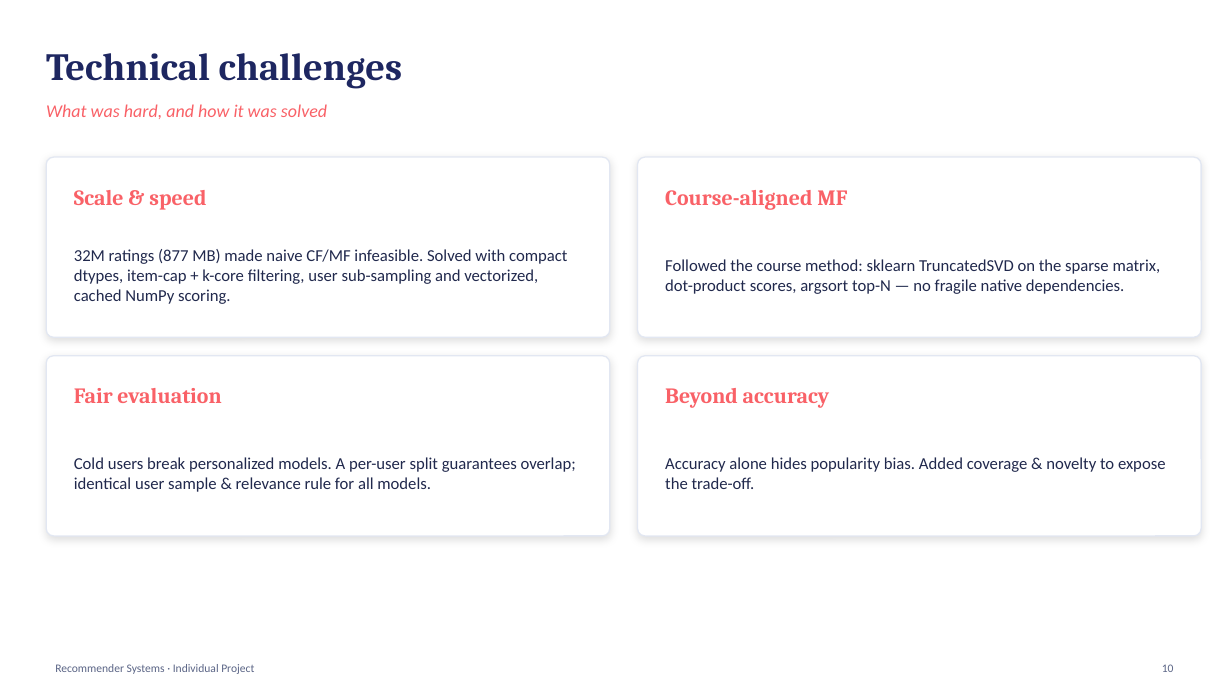
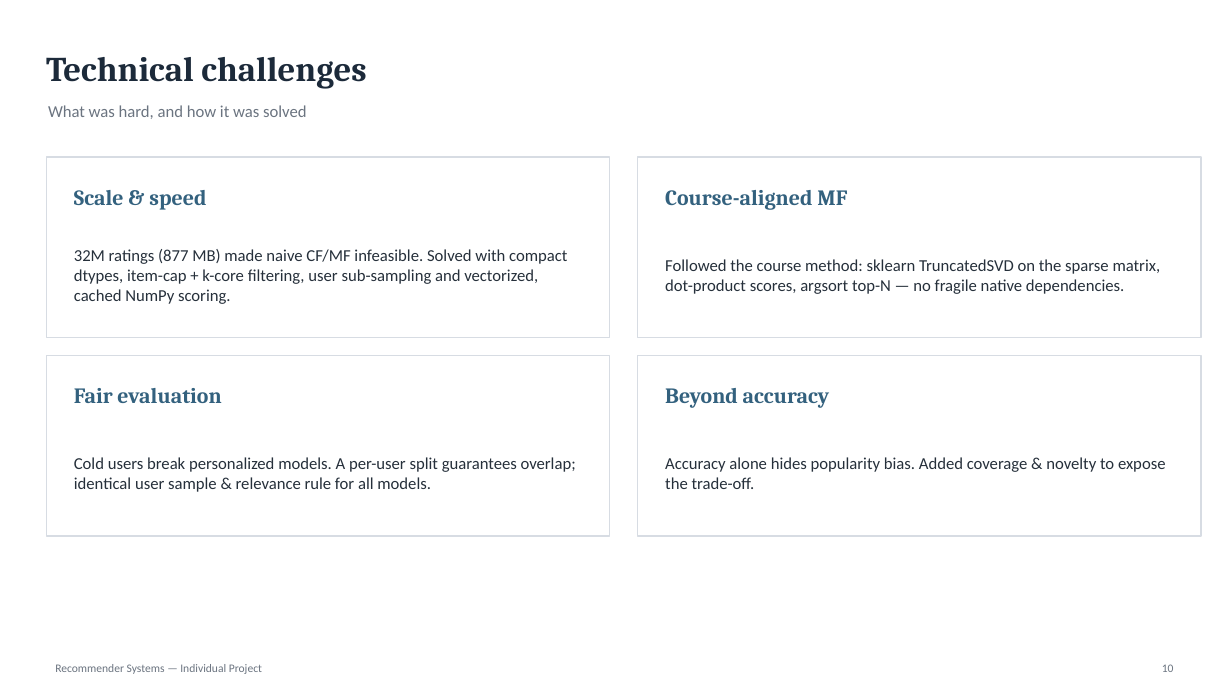
Before and after one commit to francescopolimeni05-cmd/MovieRec, a slide deck: slide 10 of Recommender_Systems_Project.pptx. Drawn at 1232x693 pixels with LibreOffice and Linux fonts; fonts in the diff are those of the drawing. Boxes give left, top, right and bottom in pixels: in the first picture for what was removed or moved away, otherwise in the second. Text is boxed around its words. In the diff, an @@ line names an element or a change of style, - is before the commit and + after.

```diff
--- a/Recommender_Systems_Project.pptx
+++ b/Recommender_Systems_Project.pptx
@@ text "Technical challenges" at [46, 57, 366, 89]: size 30 to 27 pt, text colour #1E2761 to #1C2A3A @@
@@ text "What was hard, and how ..." at [48, 105, 307, 119]: size 14 to 13 pt, text colour #F96167 to #6B7480, italic off @@
@@ rounded rectangle to rectangle; outline #E2E7F2 1 pt to #D7DCE3 1 pt; shadow off in 4 elements at [46, 157, 610, 337], [638, 157, 1202, 337], [46, 356, 610, 536], [638, 356, 1202, 536] @@
@@ text colour #F96167 to #33617E in 4 elements at [74, 190, 206, 210], [665, 190, 847, 210], [74, 388, 221, 403], [665, 388, 830, 408] @@
@@ text colour #21294D to #26303B in 4 elements at [74, 249, 567, 304], [665, 259, 1161, 294], [74, 457, 576, 492], [665, 457, 1166, 489] @@
@@ text at [55, 664, 262, 674]: text changed; text colour #5B6586 to #6B7480 @@
-Recommender Systems · Individual Project
+Recommender Systems — Individual Project
```
Also in this commit, not shown: 12 other slides changed, 11 other files.
